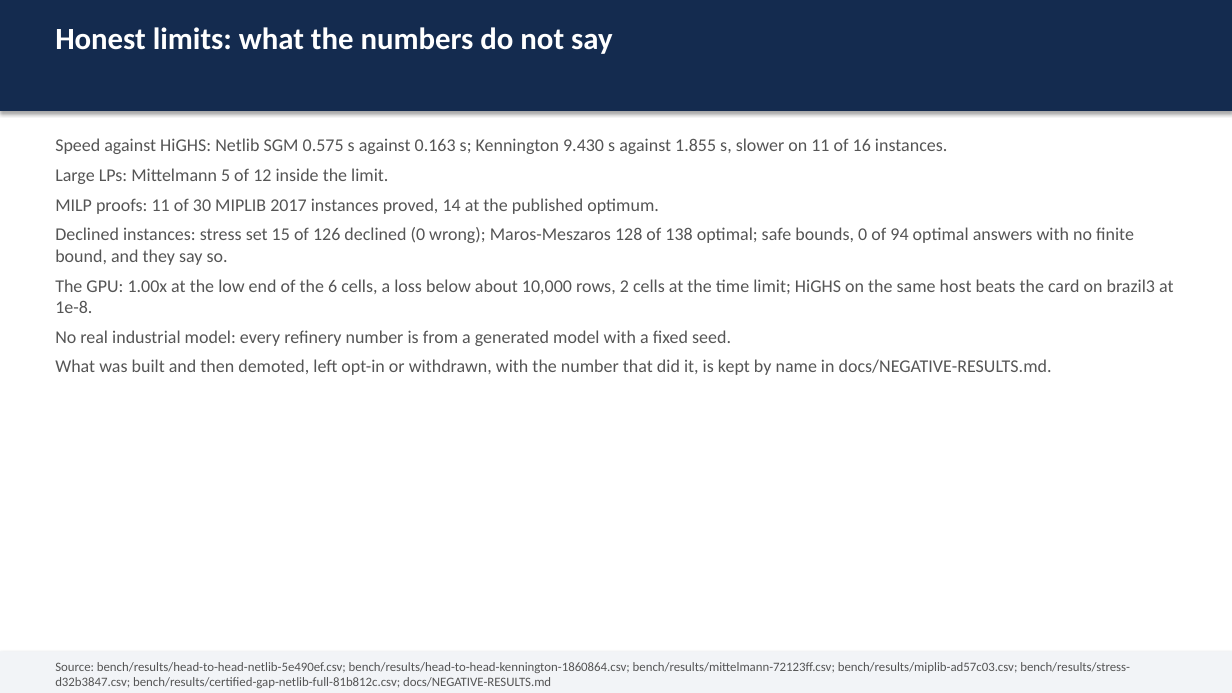
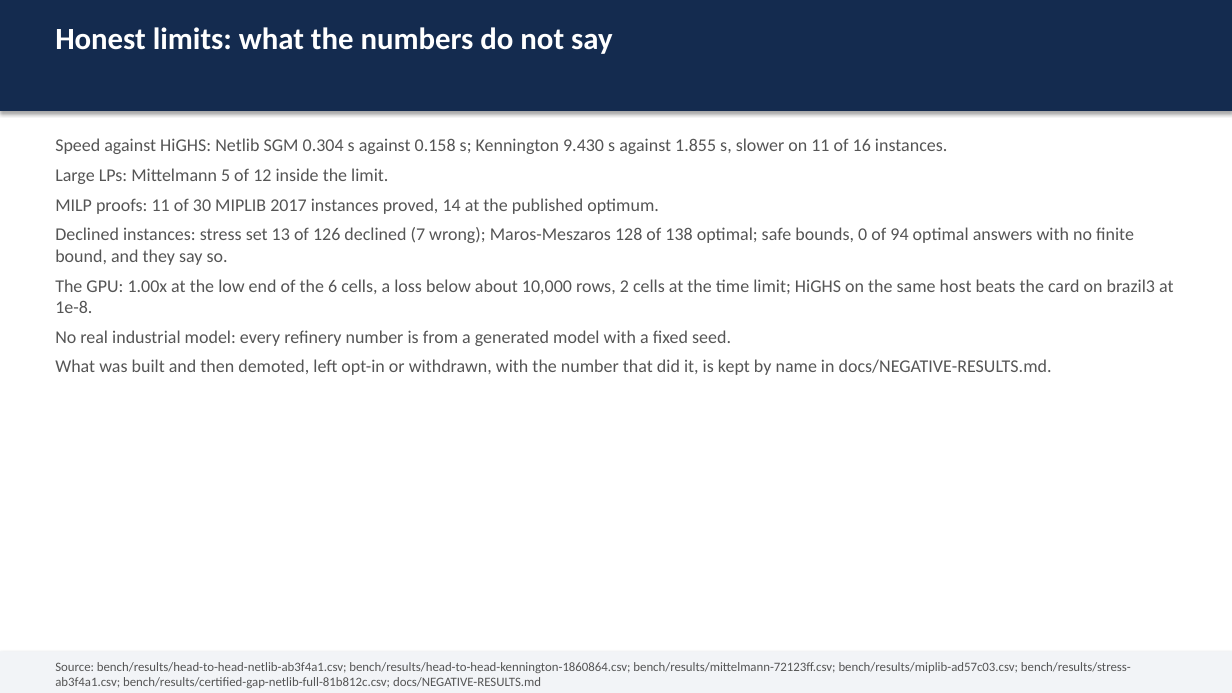
Before and after one commit to thegoodengineers/SANKHYA, a slide deck: slide 11 of docs/SANKHYA-deck.pptx. Drawn at 1232x693 pixels with LibreOffice and Linux fonts; fonts in the diff are those of the drawing. Boxes give left, top, right and bottom in pixels: in the first picture for what was removed or moved away, otherwise in the second. Text is boxed around its words. In the diff, an @@ line names an element or a change of style, - is before the commit and + after.

Commit message:
bench(head-to-head): SANKHYA against CBC, HiGHS, GLPK and SCIP on Netlib, MIPLIB 3, the stress set and Maros-Meszaros at ab3f4a1

```diff
--- a/docs/SANKHYA-deck.pptx
+++ b/docs/SANKHYA-deck.pptx
@@ text at bbox=[55, 138, 947, 154]: text changed @@
-Speed against HiGHS: Netlib SGM 0.575 s against 0.163 s; Kennington 9.430 s against 1.855 s, slower on 11 of 16 instances.
+Speed against HiGHS: Netlib SGM 0.304 s against 0.158 s; Kennington 9.430 s against 1.855 s, slower on 11 of 16 instances.
@@ text at bbox=[55, 227, 1134, 265]: text changed @@
-Declined instances: stress set 15 of 126 declined (0 wrong); Maros-Meszaros 128 of 138 optimal; safe bounds, 0 of 94 optimal answers with no finite bound, and they say so.
+Declined instances: stress set 13 of 126 declined (7 wrong); Maros-Meszaros 128 of 138 optimal; safe bounds, 0 of 94 optimal answers with no finite bound, and they say so.
@@ text at bbox=[55, 662, 1131, 688]: text changed @@
-Source: bench/results/head-to-head-netlib-5e490ef.csv; bench/results/head-to-head-kennington-1860864.csv; bench/results/mittelmann-72123ff.csv; bench/results/miplib-ad57c03.csv; bench/results/stress-d32b3847.csv; bench/results/certified-gap-netlib-full-81b812c.csv; docs/NEGATIVE-RESULTS.md
+Source: bench/results/head-to-head-netlib-ab3f4a1.csv; bench/results/head-to-head-kennington-1860864.csv; bench/results/mittelmann-72123ff.csv; bench/results/miplib-ad57c03.csv; bench/results/stress-ab3f4a1.csv; bench/results/certified-gap-netlib-full-81b812c.csv; docs/NEGATIVE-RESULTS.md
```
Also in this commit, not shown: 2 other slides changed, 14 other files.
